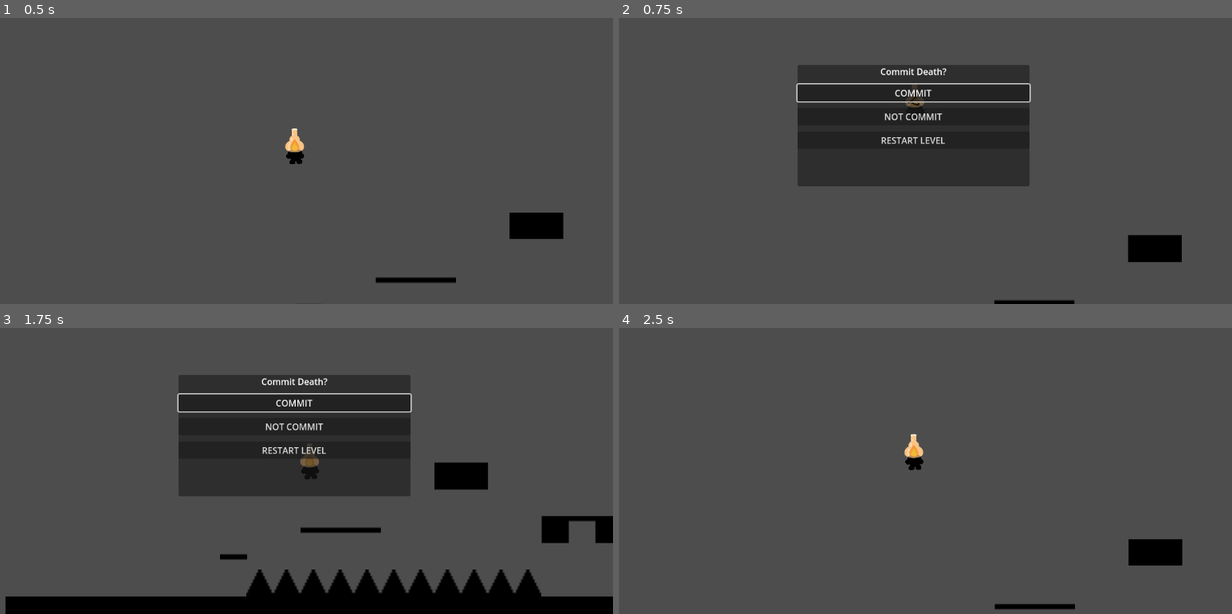
Above: before the commit, frames 1-4 (two rows, left to right).
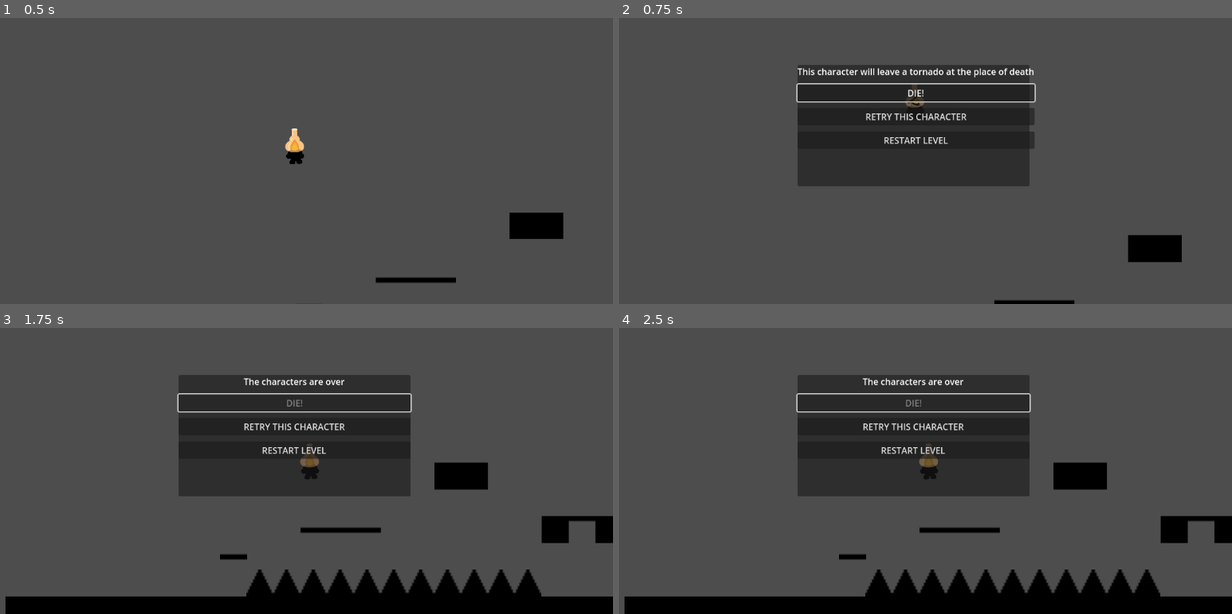
Above: after the commit, the same moments.

Repository: StarikTenger/PlatformerGame2025
Game: Godot game, scene res://levels/level_template.tscn
Same seed, same stepped clock (60 frames per second), same inputs: the game is played once before the commit and once after it. The engine's default icon, where the game draws it, is replaced by a stand-in: a white triangle on a blue panel in a dark square.
Inputs (mouse positions are in pixels of both pictures, inside the frame that each line leads up to):
- Up to frame 1 (0.5 s): no input
- Up to frame 2 (0.75 s): tap Enter at 0.5 s; hold D (move_right) from 0.53 s (still down); hold Shift (switch_char, bound only after the commit) from 0.53 s (still down); tap Ctrl (ctrl) at 0.6 s
- Up to frame 3 (1.75 s): keep holding D (move_right); tap Space (jump) at 0.77, 1.52 s; release Shift (switch_char, bound only after the commit) at 1.28 s; tap Shift (switch_char, bound only after the commit) at 1.35 s; tap Ctrl (ctrl) at 1.55 s
- Up to frame 4 (2.5 s): release D (move_right) at 2 s; click (913, 402) at 2 s, where only the run before the commit has a clickable "COMMIT"

Frame 1 is identical in both runs. In frame 2, 1.2% of the frame differs, in the area x 29-69%, y 17-46%; in frame 3, 0.6%; in frame 4, 27%, in the area x 0-100%, y 16-100%.

Commit message:
hints update

Diff:
--- a/project.godot
+++ b/project.godot
@@ -17,6 +17,14 @@
 
 [input]
 
+ui_accept={
+"deadzone": 0.5,
+"events": [Object(InputEventKey,"resource_local_to_scene":false,"resource_name":"","device":0,"window_id":0,"alt_pressed":false,"shift_pressed":false,"ctrl_pressed":false,"meta_pressed":false,"pressed":false,"keycode":4194309,"physical_keycode":0,"key_label":0,"unicode":0,"location":0,"echo":false,"script":null)
+, Object(InputEventKey,"resource_local_to_scene":false,"resource_name":"","device":0,"window_id":0,"alt_pressed":false,"shift_pressed":false,"ctrl_pressed":false,"meta_pressed":false,"pressed":false,"keycode":4194310,"physical_keycode":0,"key_label":0,"unicode":0,"location":0,"echo":false,"script":null)
+, Object(InputEventKey,"resource_local_to_scene":false,"resource_name":"","device":0,"window_id":0,"alt_pressed":false,"shift_pressed":false,"ctrl_pressed":false,"meta_pressed":false,"pressed":false,"keycode":32,"physical_keycode":0,"key_label":0,"unicode":32,"location":0,"echo":false,"script":null)
+, Object(InputEventJoypadButton,"resource_local_to_scene":false,"resource_name":"","device":-1,"button_index":0,"pressure":0.0,"pressed":true,"script":null)
+]
+}
 jump={
 "deadzone": 0.2,
 "events": [Object(InputEventKey,"resource_local_to_scene":false,"resource_name":"","device":0,"window_id":0,"alt_presse …(189 unchanged characters)…
@@ -40,6 +48,18 @@
 "events": [Object(InputEventKey,"resource_local_to_scene":false,"resource_name":"","device":-1,"window_id":0,"alt_press …(195 unchanged characters)…
 ]
 }
+switch_char={
+"deadzone": 0.2,
+"events": [Object(InputEventJoypadButton,"resource_local_to_scene":false,"resource_name":"","device":-1,"button_index":2,"pressure":0.0,"pressed":true,"script":null)
+, Object(InputEventKey,"resource_local_to_scene":false,"resource_name":"","device":-1,"window_id":0,"alt_pressed":false,"shift_pressed":false,"ctrl_pressed":false,"meta_pressed":false,"pressed":false,"keycode":0,"physical_keycode":4194325,"key_label":0,"unicode":0,"location":0,"echo":false,"script":null)
+]
+}
+debug_menu={
+"deadzone": 0.2,
+"events": [Object(InputEventKey,"resource_local_to_scene":false,"resource_name":"","device":-1,"window_id":0,"alt_pressed":false,"shift_pressed":false,"ctrl_pressed":false,"meta_pressed":false,"pressed":false,"keycode":0,"physical_keycode":4194332,"key_label":0,"unicode":0,"location":0,"echo":false,"script":null)
+, Object(InputEventJoypadButton,"resource_local_to_scene":false,"resource_name":"","device":-1,"button_index":4,"pressure":0.0,"pressed":true,"script":null)
+]
+}
 
 [rendering]
 
--- a/scenes/DeathMenu.tscn
+++ b/scenes/DeathMenu.tscn
@@ -9,6 +9,8 @@
 anchors_preset = 15
 anchor_right = 1.0
 anchor_bottom = 1.0
+grow_horizontal = 2
+grow_vertical = 2
 script = ExtResource("1_okyhj")
 
 [node name="Center" type="CenterContainer" parent="."]
@@ -41,11 +43,11 @@
 [node name="BtnApply" type="Button" parent="Center/Panel/Margin/VBox"]
 custom_minimum_size = Vector2(420, 0)
 layout_mode = 2
-text = "COMMIT"
+text = "DIE!"
 
 [node name="BtnSkip" type="Button" parent="Center/Panel/Margin/VBox"]
 layout_mode = 2
-text = "NOT COMMIT"
+text = "RETRY THIS CHARACTER"
 
 [node name="BtnRestart" type="Button" parent="Center/Panel/Margin/VBox"]
 layout_mode = 2
--- a/scripts/death_menu.gd
+++ b/scripts/death_menu.gd
@@ -41,3 +41,7 @@
 	var vp := get_viewport_rect().size
 	panel.set_anchors_preset(Control.PRESET_TOP_LEFT)  # используем position/size
 	panel.position = (vp - panel.size) * 0.5
+
+func set_context(allow_apply: bool, hint: String) -> void:
+	$Center/Panel/Margin/VBox/Title.text = hint
+	$Center/Panel/Margin/VBox/BtnApply.disabled = not allow_apply
--- a/scripts/fire_player.gd
+++ b/scripts/fire_player.gd
@@ -16,6 +16,9 @@
 	if tiles_layer:
 		_erase_destructibles_around(global_position, explosion_radius_px)
 	await get_tree().process_frame
+
+func death_hint() -> String:
+	return "This character will explode magma blocks around him"
 
 func _erase_destructibles_around(world_pos: Vector2, radius_px: float) -> void:
 	var local_center: Vector2 = tiles_layer.to_local(world_pos)
--- a/scripts/level_template.gd
+++ b/scripts/level_template.gd
@@ -68,12 +68,11 @@
 
 func _unhandled_input(event):
 	# переключение персонажа по Shift до первого движения
-	if can_switch and event is InputEventKey and event.pressed and not event.echo:
-		if event.keycode == KEY_SHIFT:
-			print("test11")
-			_switch_next()
-		if event.keycode == KEY_F1:
-			_show_death_menu(true)
+	if can_switch and event.is_action_pressed("switch_char"):
+		print("test11")
+		_switch_next()
+	if event.is_action_pressed("debug_menu"): # например, привяжи F1
+		_show_death_menu(true)
 
 func _switch_next():
 	if roster.is_empty():
@@ -120,6 +119,19 @@
 	print("[death_request] from: ", player.name)
 	_pending_player = player
 	_pending_scene_idx = current_idx
+
+	var allow_apply: bool = roster.size() > 1
+	var hint: String
+	if allow_apply:
+		# спросим у конкретного класса игрока его подсказку
+		if "death_hint" in player:
+			hint = player.death_hint()
+		else:
+			hint = "This character will leave an effect upon death"
+	else:
+		hint = "The characters are over"
+
+	death_menu.set_context(allow_apply, hint)
 	_show_death_menu(true)
 
 func _death_apply_pressed():
--- a/scripts/player.gd
+++ b/scripts/player.gd
@@ -52,6 +52,10 @@
 func _death_effect() -> void:
 	await get_tree().process_frame
 
+func death_hint() -> String:
+	# дефолтный персонаж — без особого эффекта
+	return "This character does not leave any effect after death"
+
 func _physics_process(delta):
 	if _frozen_on_death:
 		return
--- a/scripts/wind_player.gd
+++ b/scripts/wind_player.gd
@@ -3,3 +3,6 @@
 func _ready() -> void:
 	super()
 	jump_height = 400.0
+
+func death_hint() -> String:
+	return "This character will leave a tornado at the place of death"
